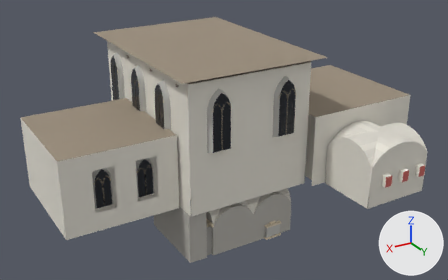
Before and after pictures for a commit that changed the glTF model game/assets/modelle/innen/prediger_innen.glb.
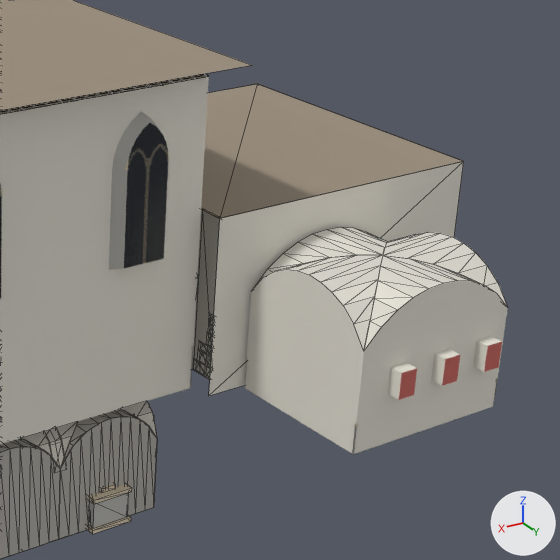
Old and new are each drawn whole from a 50 mm camera at (16.26, 29.93, 15.96) aimed at (-0.33, 2.28, 2.13) and again close up on the part from 51% to 100% of the width and 12% to 89% of the height. The axes (+X, +Y, +Z) are drawn at lower right. The lights are the same throughout. The older version's two pictures come first. The close-ups show mesh edges as thin lines. Where no turn or scale is listed for an object, it has been applied to the vertices. Vertices at exactly the same position are counted once.

Names of what the first close-up shows: 'Decke_Kirche', 'Decke_Lager', 'Decke_Schatzkammer', 'Decke_Werk', 'Raum_Kirche', 'Raum_Lager', 'Raum_Schatzkammer', 'Raum_Werk'.
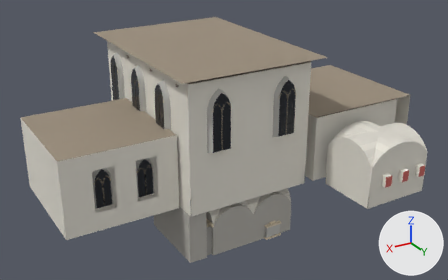
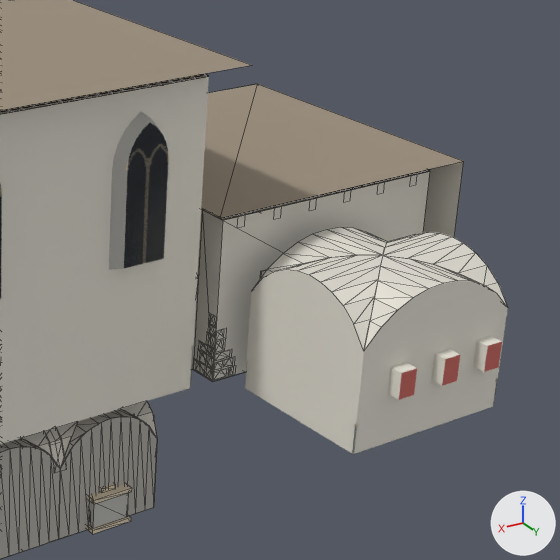
Boxes (x1, y1, x2, y2) around the edits, measured in the close-ups (560 x 560 px):
'Raum_Werk', reshaped: before (192, 161, 464, 396); after (192, 161, 464, 382)
part 1 of me_raum_werk, deleted: before (209, 161, 464, 396)

The edits, one by one:
me_raum_werk is used by ob_raum_werk; location (0.0, 0.0, 0.0).
Verts and faces of me_raum_werk; kept vertices keep their numbers, new ones are numbered from 2072.
Before the commit, vertices of me_raum_werk: 245 (-3.7, 6.1, 0.0) at pixel (208, 395), 246 (-10.7, 6.1, 0.0), 247 (-10.7, 6.1, 4.1) at pixel (463, 161), 248 (-3.7, 6.1, 4.1) at pixel (219, 218).
me_raum_werk had 2072 vertices, 1724 faces and spanned x -10.7..-3.7, y -1.1..6.1, z -0.01..4.1.
me_raum_werk now has 2070 vertices, 1722 faces and spans x -10.7..-3.7, y -1.1..6.1, z -0.01..4.1.
Part 1, on me_raum_werk:
Vertices deleted: 245, 248 (with the faces that use them).
